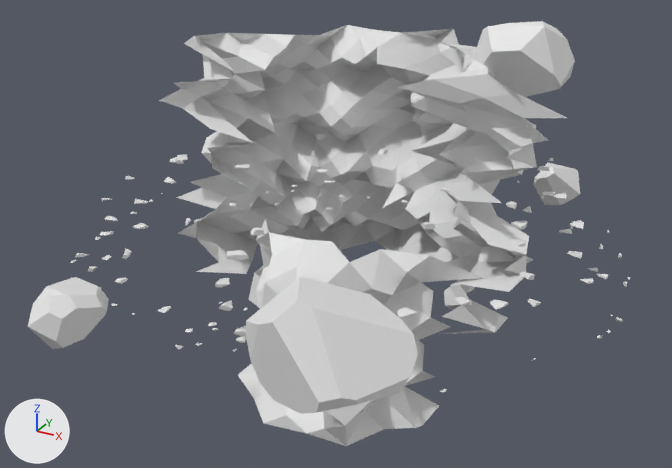
What one commit did to the glTF model public/mesh/obsidian.glb.
Rendered twice from a 50 mm lens placed at (4.07, -7.89, 3.82), pointed at (-0.04, -0.42, 0.08). Lighting does not change. The marker at lower left points along +X, +Y and +Z. Where no turn or scale is listed for an object, it has been applied to the vertices.

Names of what the first picture shows: 'crystal_split', 'crystal_split.001', 'crystal_split.003', 'crystal_split.004', 'crystal_split.005', 'particle_big', 'particle_normal'.
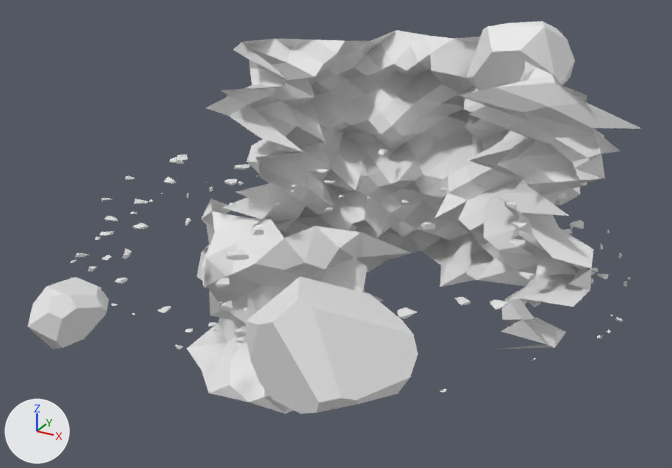
Location of each change, (x1, y1, x2, y2) in pixels of the pictures (672 x 468 px):
'particle_normal', moved: before (159, 25, 567, 334); after (206, 30, 642, 349)
'particle_big', moved: before (238, 218, 482, 446); after (187, 198, 410, 414)
'crystal_split', unchanged, covered by the edit: before (534, 163, 580, 205); after (554, 187, 580, 205)

The change in detail:
Object 'particle_normal' (ob_particle_normal) moves from (0.0, -0.119, 0.73) to (0.586, -0.119, 0.73).
Object 'particle_big' (ob_particle_big) moves from (0.0, 0.0, -0.9) to (-0.832, 0.185, -0.9).
